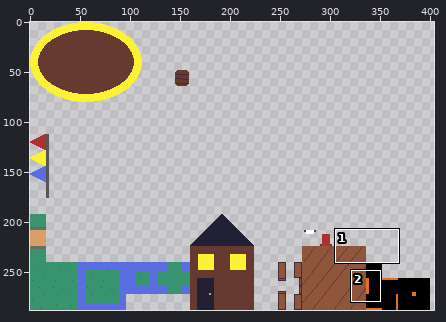
A pixel-art file gets an edit: instrument-battle/assets/level_512_288.aseprite. The first picture is a wide view before the edit; the outline marks the close-up.
Close-up. Old version:
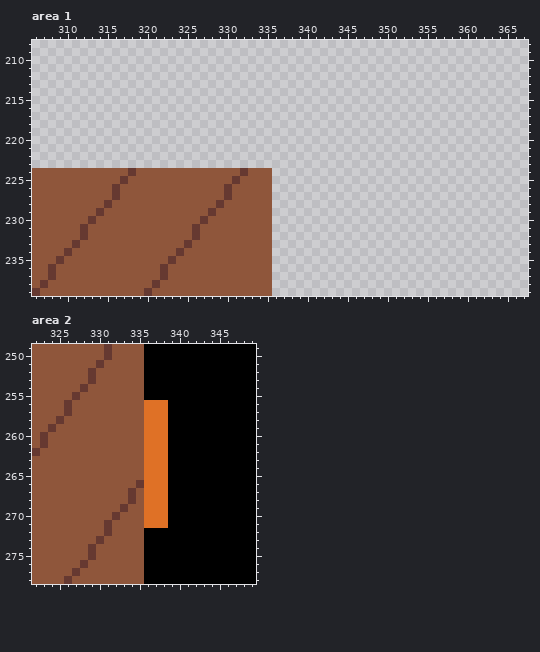
512x288 pixels, 1 frame. Shown: area 1: x 306..367, y 208..239; area 2: x 322..349, y 249..278. The wide view leaves out empty margins.
The result:
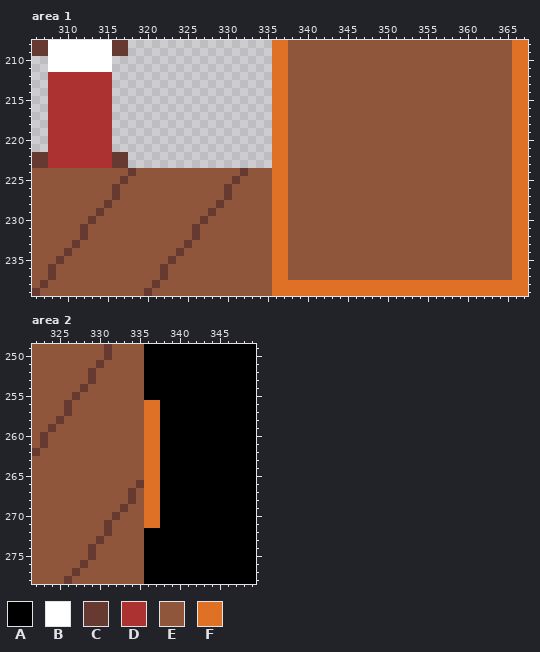
Palette (. is transparent): A #000000  B #ffffff  C #663931  D #ac3232  E #8f563b  F #df7126
Edits made:
Area 1, layer "Layer 3":
y 208..209: x 306..317 ............ -> CCBBBBBBBBCC; x 336..367 ................................ -> FFEEEEEEEEEEEEEEEEEEEEEEEEEEEEFF
y 210..211: x 308..315 ........ -> BBBBBBBB; x 336..367 ................................ -> FFEEEEEEEEEEEEEEEEEEEEEEEEEEEEFF
y 212..221: x 308..315 ........ -> DDDDDDDD; x 336..367 ................................ -> FFEEEEEEEEEEEEEEEEEEEEEEEEEEEEFF
y 222..223: x 306..317 ............ -> CCDDDDDDDDCC; x 336..367 ................................ -> FFEEEEEEEEEEEEEEEEEEEEEEEEEEEEFF
y 224..237: x 336..367 ................................ -> FFEEEEEEEEEEEEEEEEEEEEEEEEEEEEFF
y 238..239: x 336..367 ................................ -> FFFFFFFFFFFFFFFFFFFFFFFFFFFFFFFF
Area 2, layer "Layer 3":
y 256..271: x 338 F -> A
Where, in picture pixels (left, top, right, bottom), the same in both close-ups:
added: (32, 40, 128, 168)
added: (272, 40, 528, 296)
changed: (160, 400, 168, 528)
